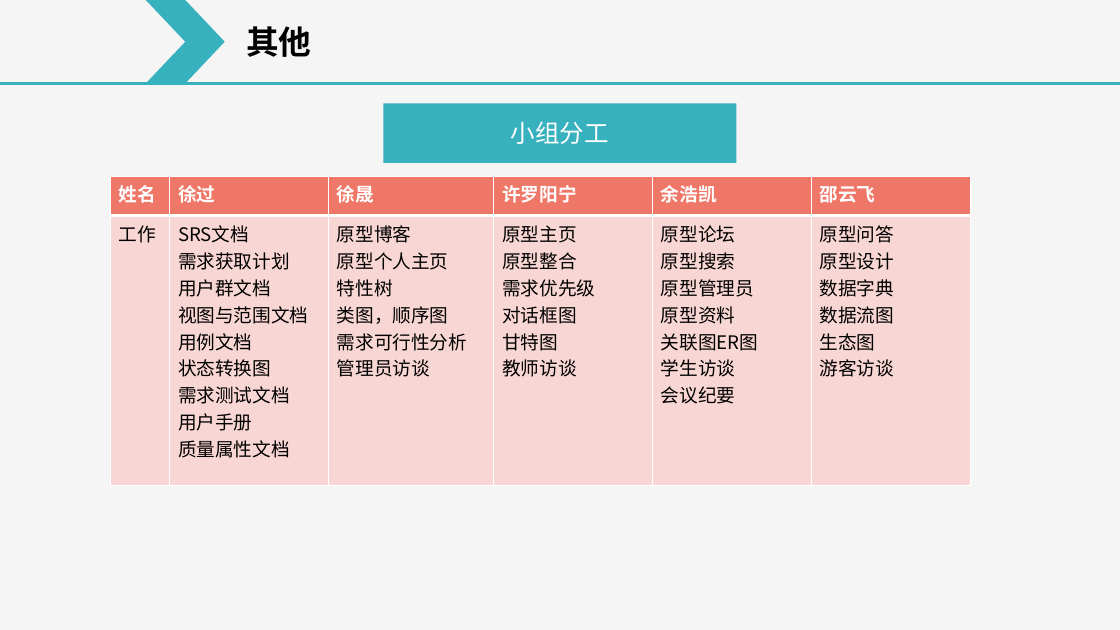
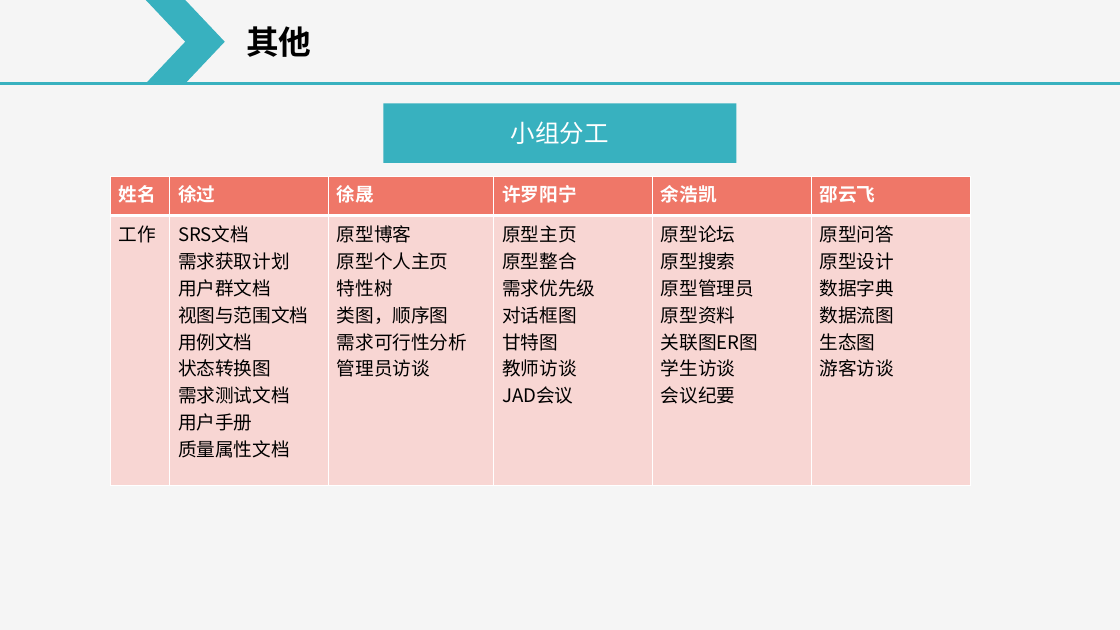
Before and after one commit to on6nx/requirement, a slide deck: slide 32 of 3.requirement/SRS软件需求说明汇报.pptx (slide 30 before the commit). Drawn at 1120x630 pixels with LibreOffice and Linux fonts; fonts in the diff are those of the drawing. Boxes give left, top, right and bottom in pixels: in the first picture for what was removed or moved away, otherwise in the second. Text is boxed around its words. In the diff, an @@ line names an element or a change of style, - is before the commit and + after.

```diff
--- a/3.requirement/SRS软件需求说明汇报.pptx
+++ b/3.requirement/SRS软件需求说明汇报.pptx
@@ table at box(110, 176, 970, 486) @@
-row 2, column 4: 原型主页 / 原型整合 / 需求优先级 / 对话框图 / 甘特图 / 教师访谈
+row 2, column 4: 原型主页 / 原型整合 / 需求优先级 / 对话框图 / 甘特图 / 教师访谈 / JAD会议
```
Also in this commit, not shown: 4 other slides changed, 2 slides added, 10 other files.
